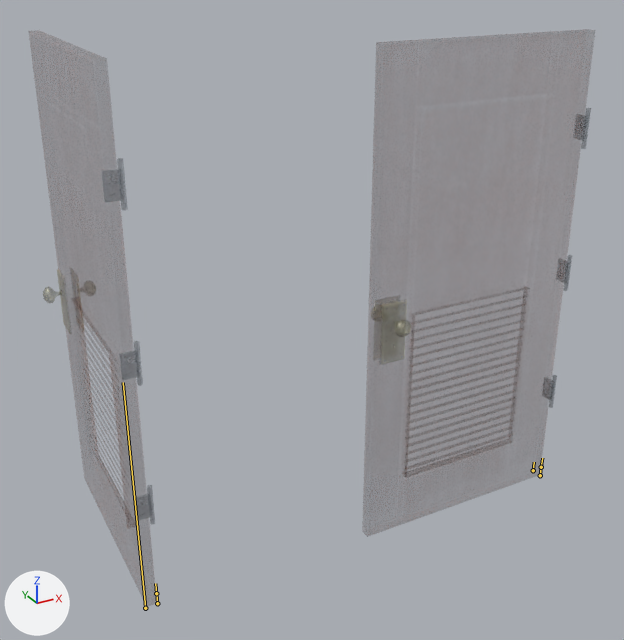
The FBX model Framework/Client/Bin/Resources/Models/Map/Prop/Gimmick/sm40/sm40_007_doubledoors01a_Anim.fbx: old version first, new version second.
Before and after are seen from a camera (50 mm lens) standing at (-0.71, -2.66, 2.41) and looking at (0.95, 0.37, 0.89). Lighting does not change. The marker at lower left points along +X, +Y and +Z. Both versions are drawn at frame 26 of the action 'root|LSideDoor_Open_L'; the numbers are the values there. The bones that bend it are drawn over the model as lines.

Objects in the first picture: 'LOD_1_Group_1_Sub_1__sm40_007_DoubleDoors01A_A_Mat', 'LOD_1_Group_2_Sub_1__sm40_007_DoubleDoors01A_A_Mat'.
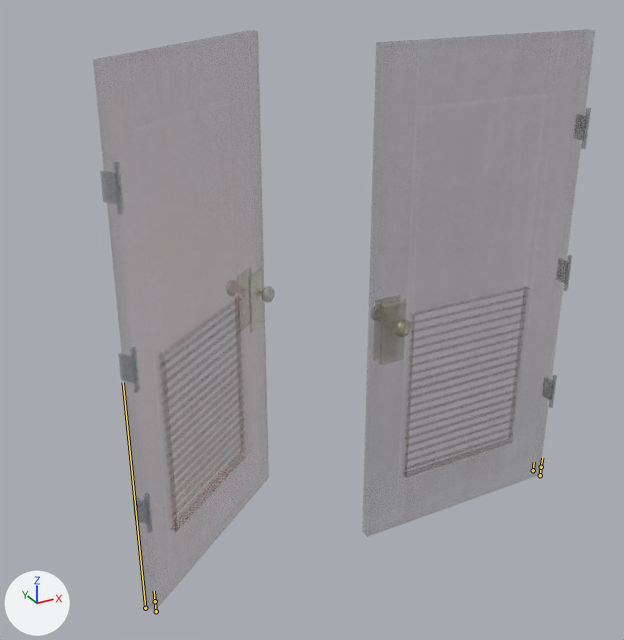
Location of each change, (x1, y1, x2, y2) in pixels of the pictures (624 x 640 px):
'LOD_1_Group_1_Sub_1__sm40_007_DoubleDoors01A_A_Mat', posed
    before: (57, 158, 155, 525)
    after: (100, 162, 265, 533)

Edits to the bpy script that builds the scene:
```text
Change bone_01:
    where bone_01 = bpy.data.objects['root'].pose.bones['_01']  # child of '_00'
    bone_01.rotation_quaternion: (0.716, 0.0, 0.698, 0.0) -> (0.947, 0.0, 0.321, 0.0)  # degrees (0, 89, 0) -> degrees (0, 38, 0)
```
